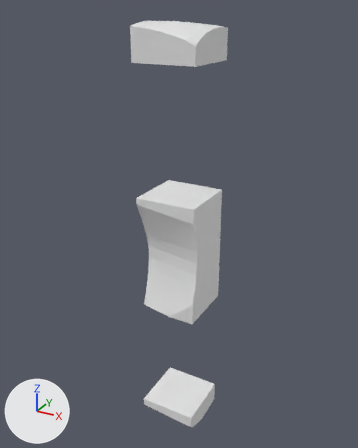
An edit to the glTF model assets/terrain/surface_pieces/surf_9_42.glb, drawn before and after from the same camera.
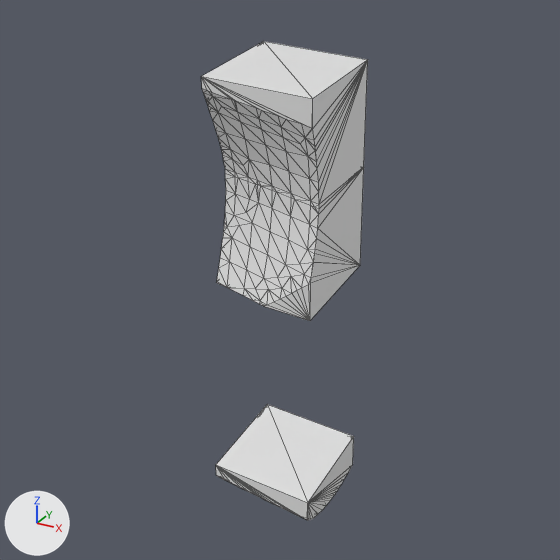
Old and new are each drawn whole from a camera (50 mm lens) standing at (-44.75, -134.97, -21.4) and looking at (-62.95, -101.87, -37.95) and again close up on the part from 9% to 90% of the width and 35% to 100% of the height. Lighting does not change. The marker at lower left points along +X, +Y and +Z. The first two pictures are the older version. The close-ups show mesh edges as thin lines. Where no turn or scale is listed for an object, it has been applied to the vertices.

The first close-up shows 'layer_3', 'layer_4', 'layer_7'.
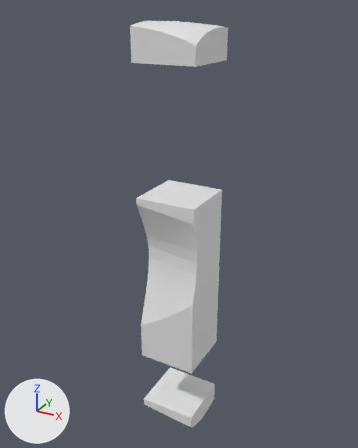
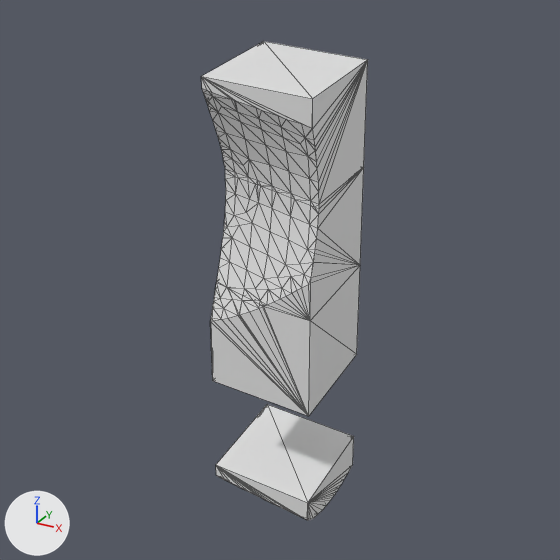
Location of each change, [x1, y1, x2, y2] in pixels of the close-ups (560 x 560 px):
'layer_5', added
    after: [210, 266, 360, 416]

The edits, one by one:
Mesh me_layer_5 is new.
It has 35 vertices, 66 faces and spans x -65.0..-60.0, y -105.0..-100.0, z -50.0..-45.0.
Object 'layer_5' (ob_layer_5) is new; it shows me_layer_5.
Its location is (0.0, 0.0, 0.0).
